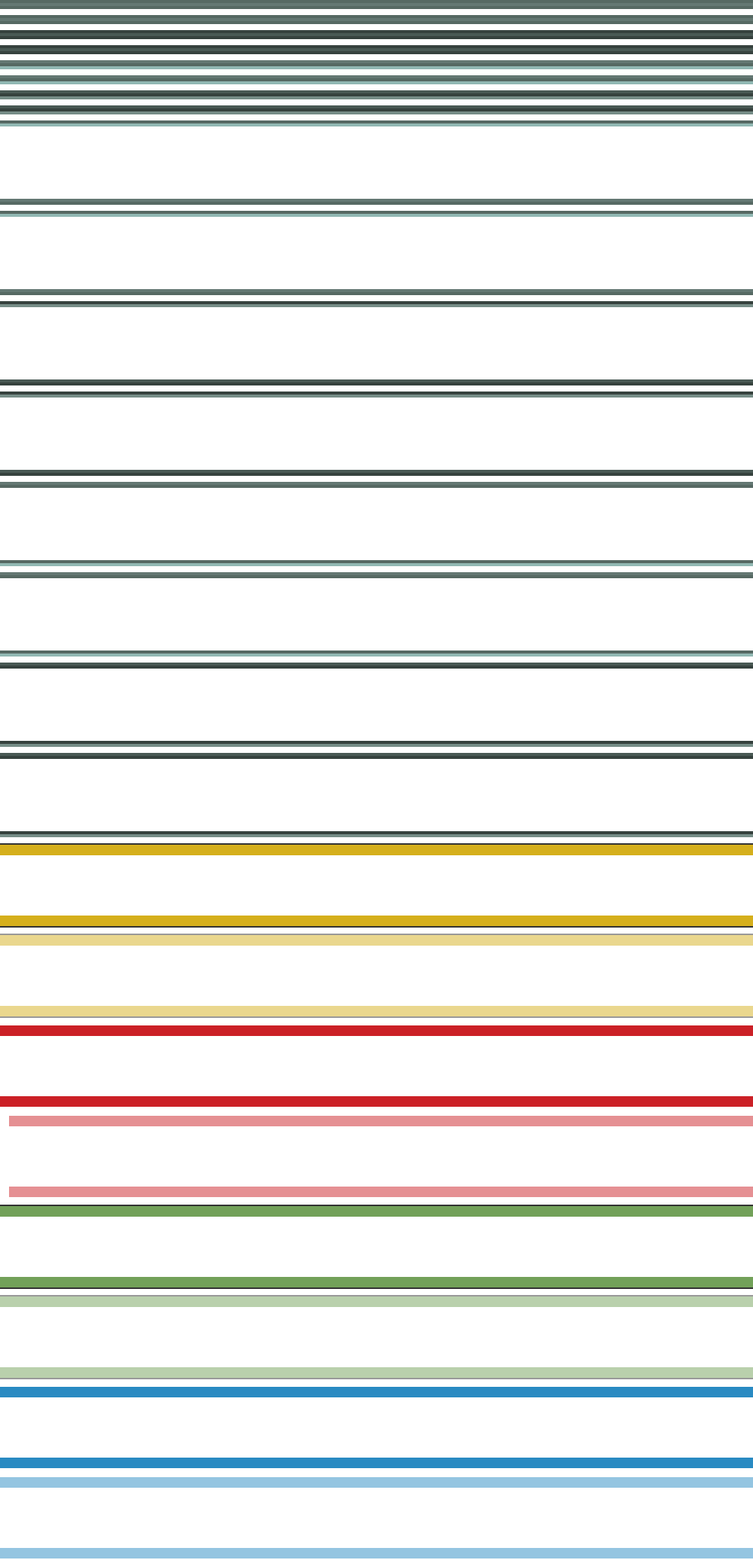
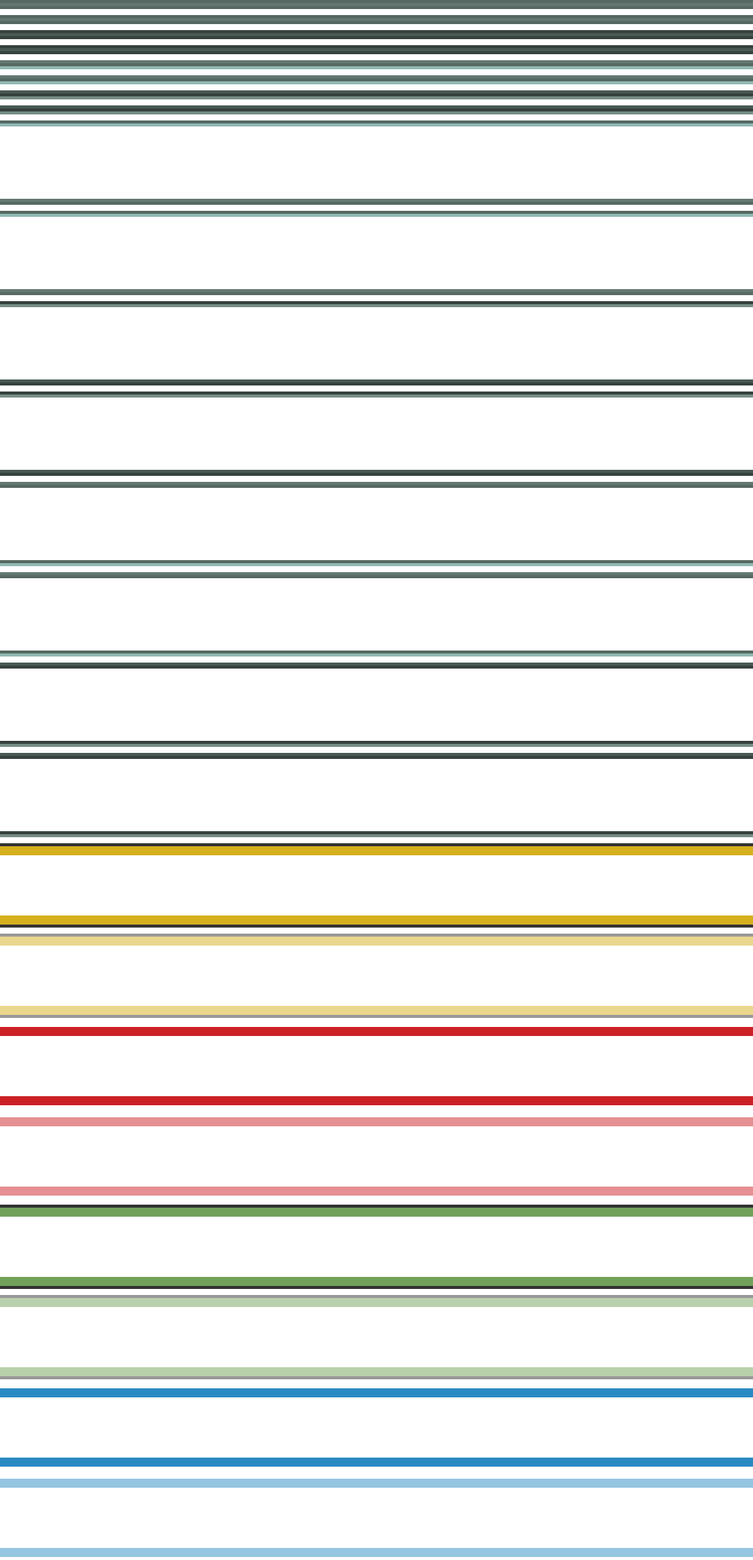
Layer changes from the first 753px x 1560px image to the second:
painted on "Frame-Hint-Warn-" over [0, 844, 753, 927]
painted on "Frame-Hint-Warn-D" over [0, 935, 753, 1017]
painted on "Frame-Hint-Error-" over [0, 1025, 753, 1107]
painted on "Frame-Hint-Error-D" over [0, 1115, 753, 1198]
painted on "Frame-Hint-Submit-" over [0, 1206, 753, 1288]
painted on "Frame-Hint-Submit-D" over [0, 1296, 753, 1378]
painted on "Frame-Hint-Info-" over [0, 1386, 753, 1469]
painted on "Frame-Hint-Info-D" over [0, 1477, 753, 1559]
